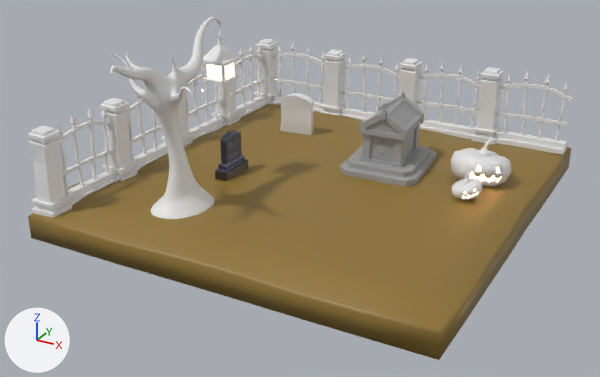
Renders of the Blender file COLOREADO_CEMENTERIO/UT6_E27_Cementerio.blend from each side of a commit.
Camera for both pictures: a 50 mm lens placed at (9.1, -17.42, 8.96), pointed at (-0.03, -0.83, 0.66). The axes (+X, +Y, +Z) are drawn at lower left. The lights are the same throughout.

Names of what the first picture shows: 'CALABAZA', 'CEMENTERIO suelo', 'LAPIDA 02', 'Mausoleo', 'Prop Arbol', 'modul_VALLADO', 'modul_VALLADO.001', 'modul_VALLADO.002', 'modul_VALLADO.003', 'modul_VALLADO.004', 'modul_VALLADO.005', 'modul_VALLADO.006', 'modul_VALLADO.007'.
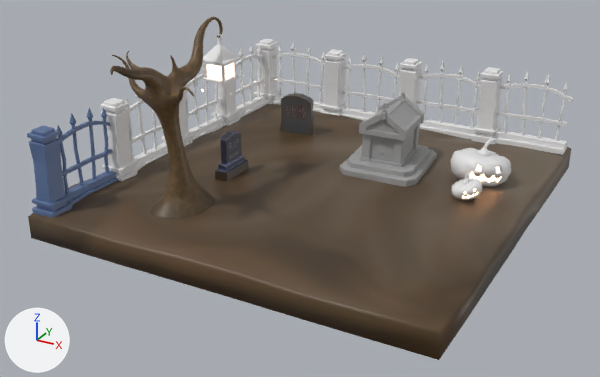
Boxes [x1, y1, x2, y2] around the edits, measured in the pictures (600 x 377 px):
'CEMENTERIO suelo', surface changed: [28, 103, 571, 360] in both
'Prop Arbol', recoloured (grey to brown): [110, 17, 223, 219] in both
'modul_VALLADO', surface changed (grey to blue): [27, 108, 118, 218] in both
'LAPIDA 02', surface changed (grey to black): [280, 93, 314, 135] in both

What changed in the scene script:
```text
Add img_textura_arbol:
    img_textura_arbol = load_image('TEXTURA_ARBOL', 'TEXTURA_ARBOL.jpg', 1024, 1024, 'sRGB')
Add img_textura_valla:
    img_textura_valla = load_image('TEXTURA_VALLA', '_unpacked/TEXTURA_VALLA', 1024, 1024, 'sRGB')
Add img_textura_lapida_2:
    img_textura_lapida_2 = load_image('TEXTURA_LAPIDA_2', 'TEXTURA_LAPIDA_2.jpg', 1024, 1024, 'sRGB')
Add img_textura_suelo:
    img_textura_suelo = load_image('TEXTURA_SUELO', 'TEXTURA_SUELO.jpg', 1024, 1024, 'sRGB')
Change mat_terreno_mat:
    remove mat_terreno_mat.base_color = (0.284, 0.178, 0.0361)  # brown #917535
    add mat_terreno_mat.texture = img_textura_suelo
Change mat_material_005:
    remove mat_material_005.base_color = (0.8, 0.8, 0.8)  # white #e7e7e7
    add mat_material_005.texture = img_textura_lapida_2
Change mat_valla:
    remove mat_valla.base_color = (0.8, 0.8, 0.8)  # white #e7e7e7
    add mat_valla.texture = img_textura_valla
Add mat_material:
    mat_material = principled_material('Material')
    mat_material.texture = img_textura_arbol
Change me_cube_007:
    where me_cube_007.from_pydata(...)  # 252 vertices, 249 faces; spans x -5.45..2.94, y -6.81..6.81, z -2.93..10.97
    add me_cube_007.materials.append(mat_material)  # picture img_textura_arbol
```
